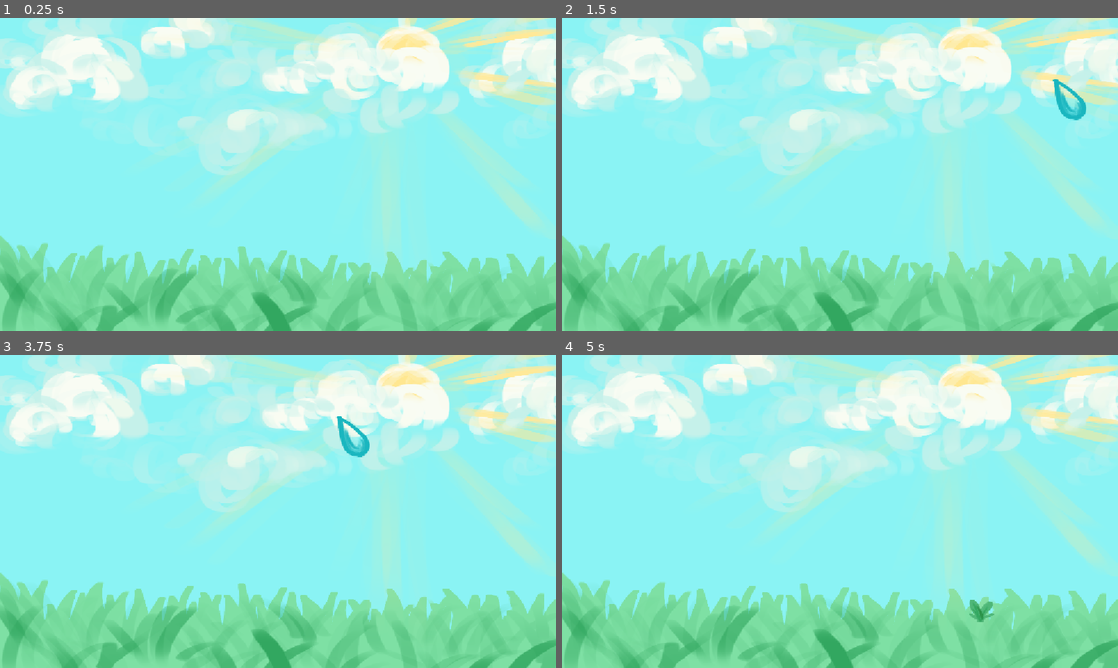
Above: before the commit, frames 1-4 (two rows, left to right).
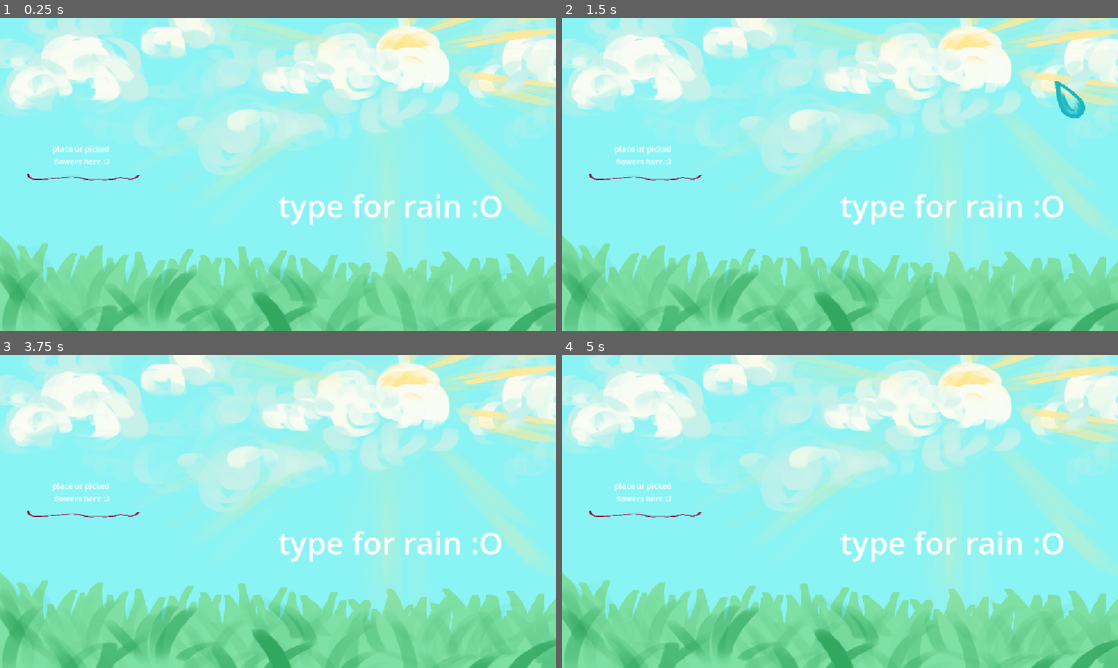
Above: after the commit, the same moments.

Repository: chelsea-zh/sunshower
Game: Godot game, scene res://scenes/main.tscn
Two runs of this game, one before a commit and one after it. Both use one fixed random seed, a clock stepped at 60 frames per second and the inputs below.
Inputs (mouse positions are in pixels of both pictures, inside the frame that each line leads up to):
- Up to frame 1 (0.25 s): no input
- Up to frame 2 (1.5 s): tap Enter at 0.5 s; move the mouse to (962, 158) at 0.52 s; click (962, 158) at 0.67 s; tap Space at 1.25 s; move the mouse to (728, 190) at 1.27 s; click (728, 190) at 1.42 s
- Up to frame 3 (3.75 s): move the mouse to (333, 442) at 2.02 s; click (333, 442) at 2.17 s; move the mouse to (250, 574) at 2.77 s; click (250, 574) at 2.92 s; tap Enter at 3.5 s; move the mouse to (444, 558) at 3.52 s; click (444, 558) at 3.67 s
- Up to frame 4 (5 s): move the mouse to (673, 464) at 4.27 s; click (673, 464) at 4.42 s

The runs differ from the first frame. In frame 1, 1.4% of the frame differs, in the area x 4-91%, y 40-67%; in frame 2, 1.5%; in frame 3, 1.8%, in the area x 4-91%, y 19-67%; in frame 4, 1.6%.

Commit message:
added some randomeness, added bouquet things

Diff:
--- /dev/null
+++ b/scenes/bouquet.tscn
@@ -0,0 +1,54 @@
+[gd_scene format=3 uid="uid://brrgchad24ua0"]
+
+[ext_resource type="Texture2D" uid="uid://su28kb7td4ym" path="res://assets/ribbon.png" id="1_p1wi6"]
+[ext_resource type="Script" uid="uid://b45mcni0wbor5" path="res://scripts/bouquet.gd" id="1_xkysr"]
+
+[sub_resource type="AtlasTexture" id="AtlasTexture_xkysr"]
+atlas = ExtResource("1_p1wi6")
+region = Rect2(200, 0, 300, 125)
+
+[sub_resource type="AtlasTexture" id="AtlasTexture_fbeu5"]
+atlas = ExtResource("1_p1wi6")
+region = Rect2(200, 125, 300, 125)
+
+[sub_resource type="SpriteFrames" id="SpriteFrames_y85q1"]
+animations = [{
+"frames": [{
+"duration": 1.0,
+"texture": SubResource("AtlasTexture_xkysr")
+}, {
+"duration": 1.0,
+"texture": SubResource("AtlasTexture_fbeu5")
+}],
+"loop": 1,
+"name": &"default",
+"speed": 5.0
+}]
+
+[sub_resource type="RectangleShape2D" id="RectangleShape2D_y85q1"]
+size = Vector2(260, 212)
+
+[node name="bouquet" type="Node2D" unique_id=1922117327]
+script = ExtResource("1_xkysr")
+
+[node name="AnimatedSprite2D" type="AnimatedSprite2D" parent="." unique_id=492698789]
+position = Vector2(2, -29)
+sprite_frames = SubResource("SpriteFrames_y85q1")
+
+[node name="Area2D" type="Area2D" parent="." unique_id=533499479]
+
+[node name="CollisionShape2D" type="CollisionShape2D" parent="Area2D" unique_id=1288419664]
+position = Vector2(-4, -56)
+shape = SubResource("RectangleShape2D_y85q1")
+
+[node name="Label" type="Label" parent="." unique_id=1649536763]
+offset_left = -61.0
+offset_top = -93.0
+offset_right = 61.0
+offset_bottom = -44.0
+text = "place ur picked
+flowers here :3"
+horizontal_alignment = 1
+metadata/_edit_use_anchors_ = true
+
+[connection signal="body_entered" from="Area2D" to="." method="_on_area_2d_body_entered"]
--- a/scenes/main.tscn
+++ b/scenes/main.tscn
@@ -2,6 +2,7 @@
 
 [ext_resource type="Script" uid="uid://b84id4syop7ig" path="res://scripts/main.gd" id="1_o5qli"]
 [ext_resource type="Texture2D" uid="uid://tvsw7s8jwh7a" path="res://assets/sunshower.png" id="2_0wfyh"]
+[ext_resource type="PackedScene" uid="uid://brrgchad24ua0" path="res://scenes/bouquet.tscn" id="3_sugp2"]
 
 [sub_resource type="RectangleShape2D" id="RectangleShape2D_y85q1"]
 size = Vector2(2387, 133)
@@ -14,6 +15,14 @@
 offset_bottom = 40.0
 texture = ExtResource("2_0wfyh")
 
+[node name="Label" type="Label" parent="." unique_id=1394001682]
+offset_left = 576.0
+offset_top = 344.0
+offset_right = 1043.0
+offset_bottom = 432.0
+theme_override_font_sizes/font_size = 64
+text = "type for rain :O"
+
 [node name="ground" type="Area2D" parent="." unique_id=1151809102]
 
 [node name="CollisionShape2D" type="CollisionShape2D" parent="ground" unique_id=1313494746]
@@ -23,6 +32,9 @@
 [node name="flowers" type="Node2D" parent="." unique_id=555078695]
 y_sort_enabled = true
 
+[node name="bouquet" parent="." unique_id=1922117327 instance=ExtResource("3_sugp2")]
+position = Vector2(170, 352)
+
 [node name="rain" type="Node2D" parent="." unique_id=253782188]
 
 [connection signal="body_entered" from="ground" to="." method="_on_ground_body_entered"]
--- /dev/null
+++ b/scripts/bouquet.gd
@@ -0,0 +1,20 @@
+extends Node2D
+
+
+# Called when the node enters the scene tree for the first time.
+func _ready() -> void:
+	pass # Replace with function body.
+
+
+# Called every frame. 'delta' is the elapsed time since the previous frame.
+func _process(_delta: float) -> void:
+	pass
+
+
+func _on_area_2d_body_entered(body: Node2D) -> void:
+	if body is flower:
+		body.sway = false
+		$AnimatedSprite2D.frame = 1
+		$Label.visible = false
+		body.inbouquet = true
+	pass # Replace with function body.
--- a/scripts/flower.gd
+++ b/scripts/flower.gd
@@ -1,8 +1,10 @@
 class_name flower extends CharacterBody2D
 
+var sway = true
 var clockwise = true
 var type = ["daisy", "hydrangea", "orchid", "tulip"]
 var picked = false
+var inbouquet =false
 
 func _ready() -> void:
 	rotation_degrees = 0
@@ -12,14 +14,15 @@
 	picked = false
 
 func _process(_delta: float) -> void:
-	if clockwise:
-		rotation_degrees += .5
-		if rotation_degrees >= 15:
-			clockwise = false
-	if not clockwise:
-		rotation_degrees -= .5
-		if rotation_degrees <= -15:
-			clockwise = true
+	if sway:
+		if clockwise:
+			rotation_degrees += .5
+			if rotation_degrees >= 15:
+				clockwise = false
+		if not clockwise:
+			rotation_degrees -= .5
+			if rotation_degrees <= -15:
+				clockwise = true
 
 	if picked:
 		global_position.x = get_global_mouse_position().x
@@ -50,5 +53,7 @@
 func _on_area_2d_picked() -> void:
 	if $AnimatedSprite2D.frame >= 4:
 		picked = not picked
-		print(picked)
+	if inbouquet:
+		global_position = Vector2(randi_range(165, 185), randi_range(362,382))
+		rotation_degrees = randi_range(-25, 25)
 	pass # Replace with function body.
--- a/scripts/main.gd
+++ b/scripts/main.gd
@@ -19,6 +19,7 @@
 		if randf() > 0.75:
 			var rain_instance = RAIN_SCENE.instantiate()
 			rain_instance.position = Vector2(randi_range(-200, 1150), 100)
+			rain_instance.scale = Vector2.ONE *randf_range(.5, 1)
 			$rain.add_child(rain_instance)
 
 
Binary file added: assets/ribbon.png
Not shown, added: assets/ribbon.png.import
Not shown, added: scripts/bouquet.gd.uid
